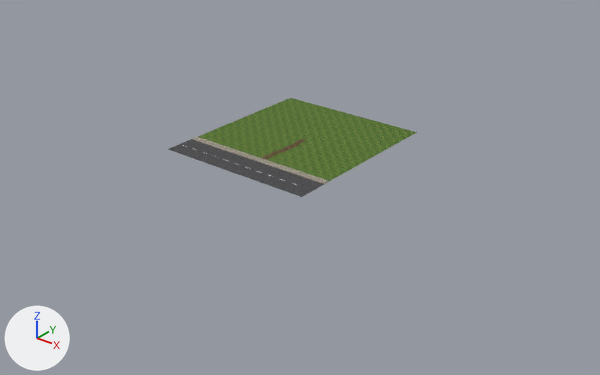
A saved change to the glTF model assets/modelos/parcela.gltf.
One viewpoint serves both versions: a 50 mm lens placed at (139.3, -179.2, 92.1), pointed at (4.7, -11.0, -12.1). The axes (+X, +Y, +Z) are drawn at lower left. The lights are the same throughout. The first picture is the older version. Vertices at exactly the same position are counted once.

Before the edit, the objects in view are built like this:
```python
me_parcela = bpy.data.meshes.new('parcela')
me_parcela.from_pydata(...)  # 2318 vertices, 4344 faces; spans x -24.0..24.0, y -34.4..20.0, z -0.1..0.2
# faces by material slot: [12, 132, 4128, 12, 12, 48]
me_parcela.materials.append(mat_asfalto)
me_parcela.materials.append(mat_blanco)
me_parcela.materials.append(mat_cesped)
me_parcela.materials.append(mat_piedra)
me_parcela.materials.append(mat_piedra_osc)
me_parcela.materials.append(mat_tierra_suelo)
ob_parcela = bpy.data.objects.new('parcela', me_parcela)
ob_parcela.location = (0.0, 0.0, 0.0)
```
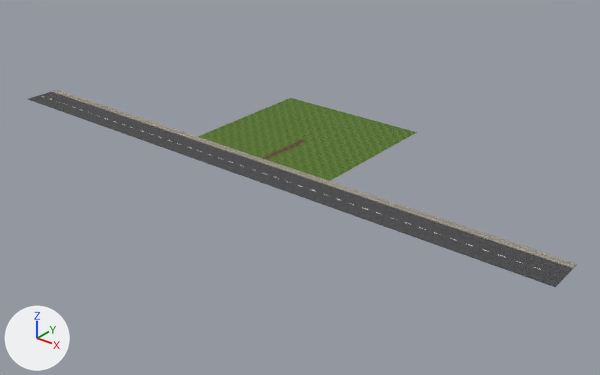
The change, as a list of edits to the scene's bpy script:
```text
Change me_parcela:
    used by ob_parcela; location = (0.0, 0.0, 0.0)
    remove me_parcela.from_pydata(...)  # 2318 vertices, 4344 faces; spans x -24.0..24.0, y -34.4..20.0, z -0.1..0.2
    add me_parcela.from_pydata(...)  # 2582 vertices, 4740 faces; spans x -90.0..90.0, y -34.4..20.0, z -0.1..0.2
    me_parcela part 1: the loose piece of 8 vertices spanning x -24.0..24.0, y -34.4..-25.4, z -0.1..0.0 is scaled about its middle by (3.75, 1, 1)
    me_parcela part 2: the loose piece of 8 vertices spanning x -24.0..24.0, y -25.2..-23.0, z 0.0..0.1 is rebuilt with 8 vertices and now spans x -90.0..90.0, y -25.2..-23.0, z 0.0..0.1
    me_parcela part 3: the loose piece of 8 vertices spanning x -24.0..24.0, y -25.4..-25.2, z -0.1..0.2 is rebuilt with 8 vertices and now spans x -90.0..90.0, y -25.4..-25.2, z -0.1..0.2
    other edits to the shape of me_parcela do not show in these pictures
```

Where the change shows, as pixel boxes (x1, y1, x2, y2) in the pictures (600 x 375 px; the box of a moved part takes in the faces that stretch with it):
'parcela', reshaped (120% wider, 98% taller): before (168, 98, 417, 197); after (28, 90, 577, 287)
part 1 of me_parcela, moved or reshaped: before (168, 140, 324, 197); after (28, 92, 572, 287)
part 2 of me_parcela, rebuilt (281% wider, 273% taller): before (192, 137, 329, 184); after (52, 90, 577, 268)
part 3 of me_parcela, rebuilt (291% wider, 289% taller): before (191, 139, 324, 184); after (50, 91, 573, 269)
